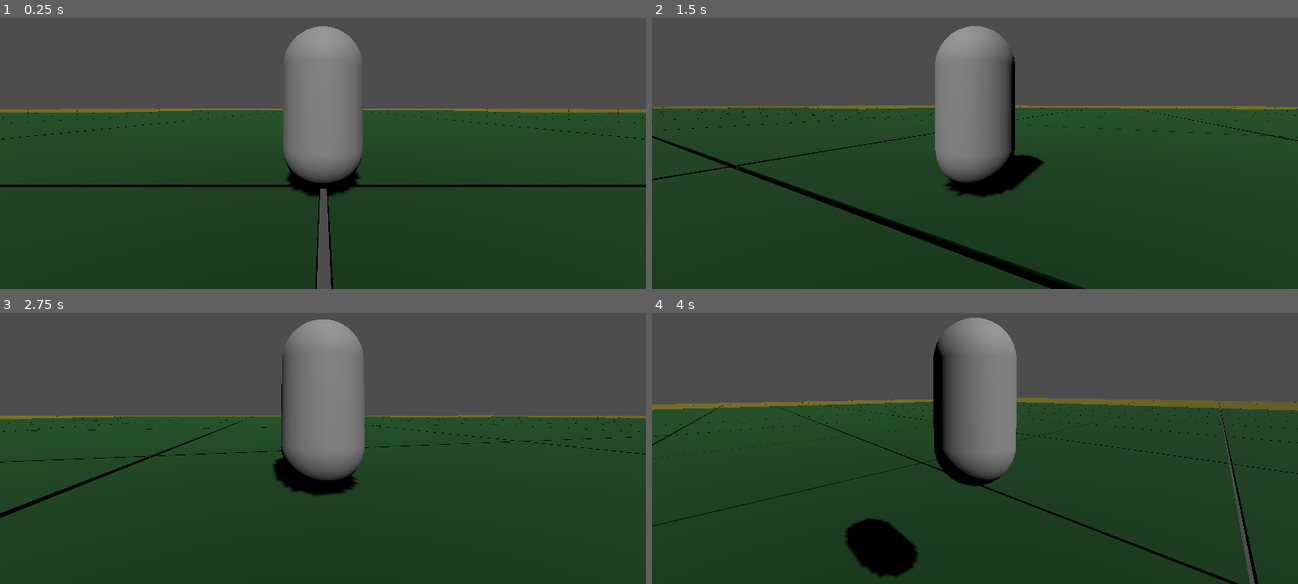
Above: before the commit, frames 1-4 (two rows, left to right).
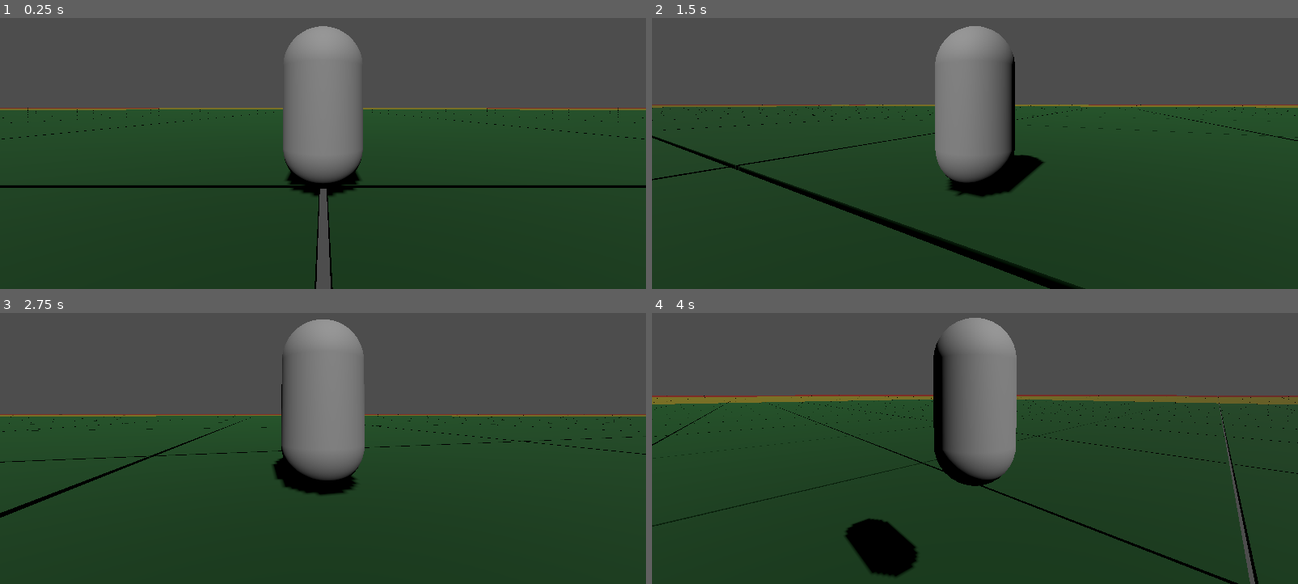
Above: after the commit, the same moments.

Repository: xwilson03/OpenWorldTest
Game: Godot game, scene res://scenes/root.tscn
Two runs of this game, one before a commit and one after it. Both use one fixed random seed, a clock stepped at 60 frames per second and the inputs below.
Inputs (mouse positions are in pixels of both pictures, inside the frame that each line leads up to):
- Up to frame 1 (0.25 s): no input
- Up to frame 2 (1.5 s): tap Enter at 0.5 s; move the mouse to (1007, 104) at 0.52 s; hold W (move_forward) from 0.53 s (still down); tap Mouse wheel up (zoom_in) at 0.6 s; tap Space (jump) at 0.77 s; move the mouse to (942, 110) at 1.27 s; tap Mouse wheel down (zoom_out) at 1.35 s
- Up to frame 3 (2.75 s): keep holding W (move_forward); tap Space (jump) at 1.52 s; move the mouse to (335, 397) at 2.02 s; tap Mouse wheel up (zoom_in) at 2.1 s
- Up to frame 4 (4 s): keep holding W (move_forward); move the mouse to (968, 407) at 2.77 s; tap Mouse wheel down (zoom_out) at 2.85 s; tap Space (jump) at 3.02, 3.77 s; move the mouse to (1020, 407) at 3.52 s; tap Mouse wheel up (zoom_in) at 3.6 s

The runs differ from the first frame. In frame 1, 1.6% of the frame differs, in the area x 0-100%, y 33-100%; in frame 2, 1.2%; in frame 3, 0.9%; in frame 4, 3.4%, in the area x 0-100%, y 30-100%.

Commit message:
adjusts worldgen params

Diff:
--- a/scenes/root.tscn
+++ b/scenes/root.tscn
@@ -19,11 +19,11 @@
 
 [node name="World" type="Node3D" parent="."]
 script = ExtResource("4_yaodl")
-world_radius = 4
+world_radius = 20
 chunk_size = 40.4
 chunk_boundary_tolerance = 0.1
-high_lod_distance = 80.0
-medium_lod_distance = 160.0
+high_lod_distance = 120.0
+medium_lod_distance = 240.0
 
 [node name="DirectionalLight3D" type="DirectionalLight3D" parent="World"]
 transform = Transform3D(1, 0, 0, 0, 0.707107, 0.707107, 0, -0.707107, 0.707107, 0, 20, 0)
